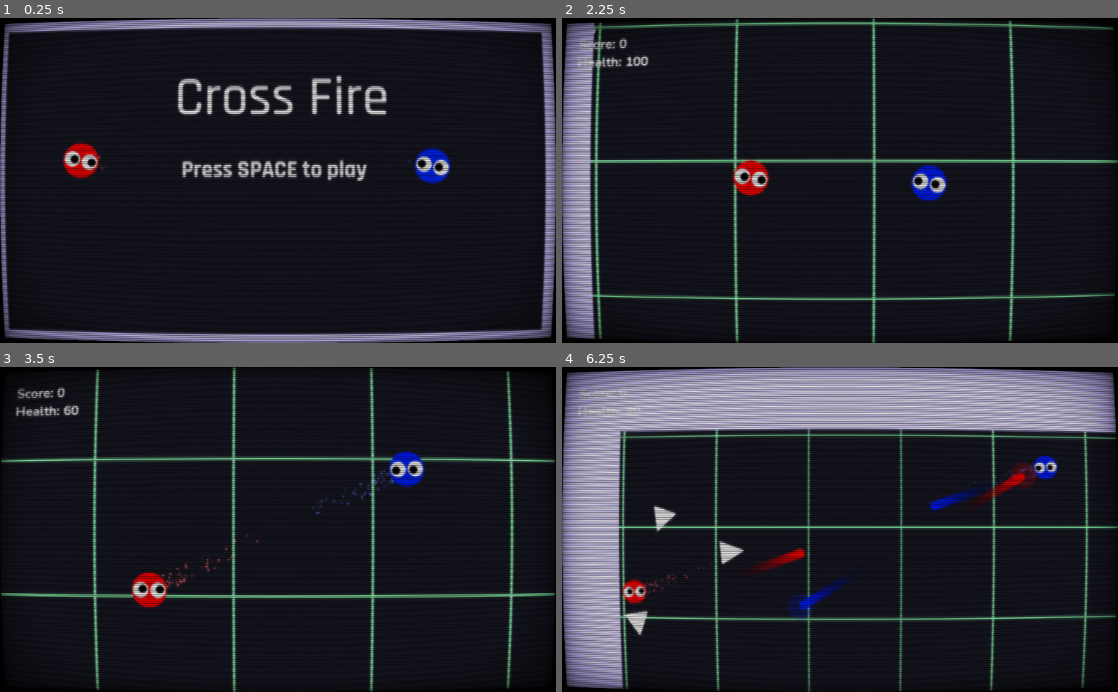
Above: before the commit, frames 1-4 (two rows, left to right).
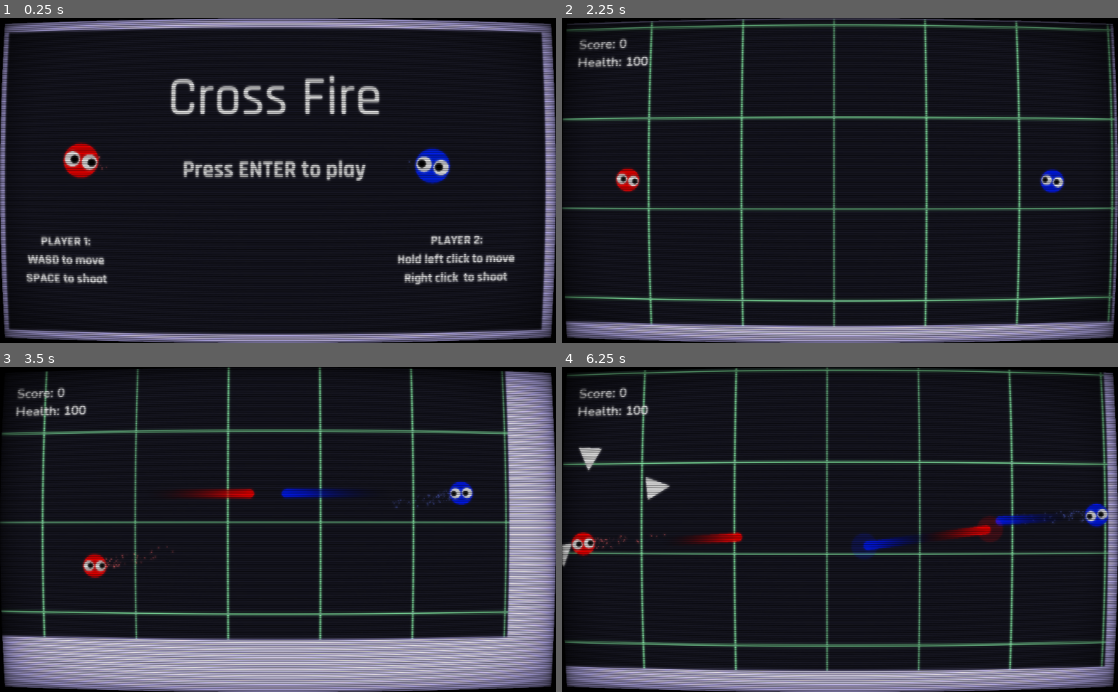
Above: after the commit, the same moments.

Repository: thomas-armena/crossfire
Game: Godot game, scene res://Scenes/MainMenu/MainMenu.tscn
Two runs of this game, one before a commit and one after it. Both use one fixed random seed, a clock stepped at 60 frames per second and the inputs below.
Inputs (mouse positions are in pixels of both pictures, inside the frame that each line leads up to):
- Up to frame 1 (0.25 s): no input
- Up to frame 2 (2.25 s): click "Press SPACE to play" (after the commit: "Press ENTER to play") at 0.5 s; click "Press SPACE to play" (after the commit: "Press ENTER to play") at 1.25 s; tap Enter at 2 s; move the mouse to (962, 164) at 2.02 s; hold D (p1_move_right) from 2.03 s (still down); tap Space (p1_shoot) at 2.1 s; click (962, 164) at 2.17 s
- Up to frame 3 (3.5 s): move the mouse to (166, 545) at 2.77 s; release D (p1_move_right) at 2.78 s; hold S (p1_move_down) from 2.78 s (still down); tap Space (p1_shoot) at 2.85 s
- Up to frame 4 (6.25 s): move the mouse to (895, 458) at 3.52 s; release S (p1_move_down) at 3.53 s; hold D (p1_move_right) 3.53-4.28 s; tap Space (p1_shoot) every 0.75 s from 3.6 to 5.85 s; move the mouse to (812, 594) at 4.27 s; hold W (p1_move_up) 4.28-5.03 s; click (812, 594) at 4.42 s; move the mouse to (1006, 578) at 5.02 s; hold A (p1_move_left) from 5.03 s (still down); move the mouse to (673, 480) at 5.77 s

The runs differ from the first frame. In frame 1, 5.1% of the frame differs, in the area x 4-93%, y 17-83%; in frame 2, 23%; in frame 3, 34%; in frame 4, 47%, in the area x 0-100%, y 0-100%.

Commit message:
Add player controls to main menu

Diff:
--- a/Scenes/Bullet/Bullet.tscn
+++ b/Scenes/Bullet/Bullet.tscn
@@ -8,7 +8,7 @@
 
 [node name="Bullet" type="KinematicBody2D"]
 collision_layer = 8
-collision_mask = 5
+collision_mask = 7
 script = ExtResource( 1 )
 
 [node name="CollisionShape2D" type="CollisionShape2D" parent="."]
@@ -21,5 +21,4 @@
 [node name="DeathTimer" type="Timer" parent="."]
 one_shot = true
 autostart = true
-
 [connection signal="timeout" from="DeathTimer" to="." method="_on_DeathTimer_timeout"]
--- a/Scenes/MainMenu/MainMenu.tscn
+++ b/Scenes/MainMenu/MainMenu.tscn
@@ -15,6 +15,10 @@
 size = 42
 font_data = ExtResource( 1 )
 
+[sub_resource type="DynamicFont" id=3]
+size = 24
+font_data = ExtResource( 1 )
+
 [node name="MainMenu" type="Node2D"]
 script = ExtResource( 2 )
 
@@ -26,6 +30,7 @@
 move_left_action = "p2_move_left"
 move_down_action = "p2_move_down"
 move_up_action = "p2_move_up"
+shoot_action = "p2_shoot"
 target_player_path = NodePath("../Player1")
 god_mode = true
 
@@ -43,9 +48,9 @@
 anchor_left = 0.5
 anchor_right = 0.5
 anchor_bottom = 1.0
-margin_left = 320.968
+margin_left = 308.06
 margin_top = 84.0049
-margin_right = 716.968
+margin_right = 704.06
 margin_bottom = 212.005
 custom_fonts/font = SubResource( 1 )
 text = "Cross Fire"
@@ -59,7 +64,7 @@
 margin_right = 681.708
 margin_bottom = 312.341
 custom_fonts/font = SubResource( 2 )
-text = "Press SPACE to play"
+text = "Press ENTER to play"
 __meta__ = {
 "_edit_use_anchors_": false
 }
@@ -81,4 +86,32 @@
 position = Vector2( 510.752, 593.946 )
 rotation = 1.5708
 scale = Vector2( 1, 60 )
+
+[node name="P1Controls" type="Label" parent="."]
+margin_left = 24.0665
+margin_top = 399.275
+margin_right = 217.067
+margin_bottom = 531.275
+custom_fonts/font = SubResource( 3 )
+text = "PLAYER 1:
+WASD to move
+SPACE to shoot"
+align = 1
+__meta__ = {
+"_edit_use_anchors_": false
+}
+
+[node name="P1Controls2" type="Label" parent="."]
+margin_left = 696.983
+margin_top = 395.908
+margin_right = 986.983
+margin_bottom = 527.908
+custom_fonts/font = SubResource( 3 )
+text = "PLAYER 2:
+Hold left click to move
+Right click  to shoot"
+align = 1
+__meta__ = {
+"_edit_use_anchors_": false
+}
 [connection signal="pressed" from="Button" to="." method="_on_Button_pressed"]
--- a/Scenes/Stage/Stage2.tscn
+++ b/Scenes/Stage/Stage2.tscn
@@ -24,13 +24,13 @@
 [node name="EnemyBasic3" parent="." instance=ExtResource( 2 )]
 
 [node name="Player1" parent="." instance=ExtResource( 1 )]
-position = Vector2( 290.279, 294.611 )
+position = Vector2( 203.403, 436.579 )
 collision_mask = 3
 is_mouse_controlled = false
 target_player_path = NodePath("../Player2")
 
 [node name="Player2" parent="." instance=ExtResource( 1 )]
-position = Vector2( 623.882, 305.442 )
+position = Vector2( 1386.03, 440.498 )
 collision_mask = 3
 color = Color( 0, 0.0862745, 1, 1 )
 move_right_action = "p2_move_right"
Not shown: 1 places in Scenes/MainMenu/MainMenu.tscn that only renumber resources
